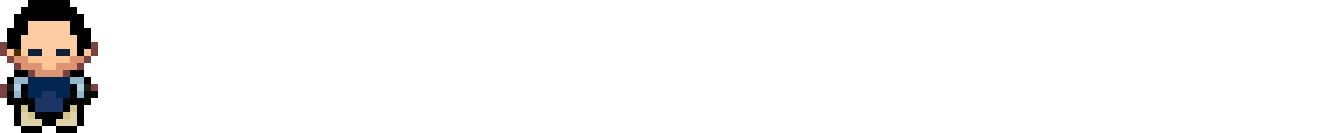
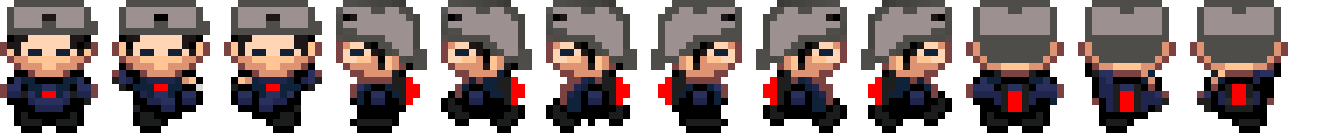
Layered file, before and after one edit (1330x133). Changes by layer:
added layer "Layer 12" above "Layer 11" over left=1190, top=0, right=1288, bottom=133
added layer "Layer 11" above "Layer 10" over left=1078, top=0, right=1176, bottom=133
added layer "Layer 10" above "Layer 9" over left=966, top=0, right=1064, bottom=133
added layer "Layer 9" above "Layer 8" over left=861, top=0, right=952, bottom=133
added layer "Layer 8" above "Layer 7" over left=756, top=0, right=847, bottom=133
added layer "Layer 7" above "Layer 6" over left=651, top=0, right=742, bottom=133
added layer "Layer 6" above "Layer 5" over left=546, top=0, right=637, bottom=133
added layer "Layer 5" above "Layer 4" over left=441, top=0, right=532, bottom=133
added layer "Layer 4" above "Layer 3" over left=336, top=0, right=427, bottom=133
added layer "Layer 3" above "Layer 2" over left=224, top=0, right=322, bottom=133
added layer "Layer 2" above "Layer 1" over left=112, top=0, right=210, bottom=133
painted on "Layer 1" over left=7, top=0, right=98, bottom=126
